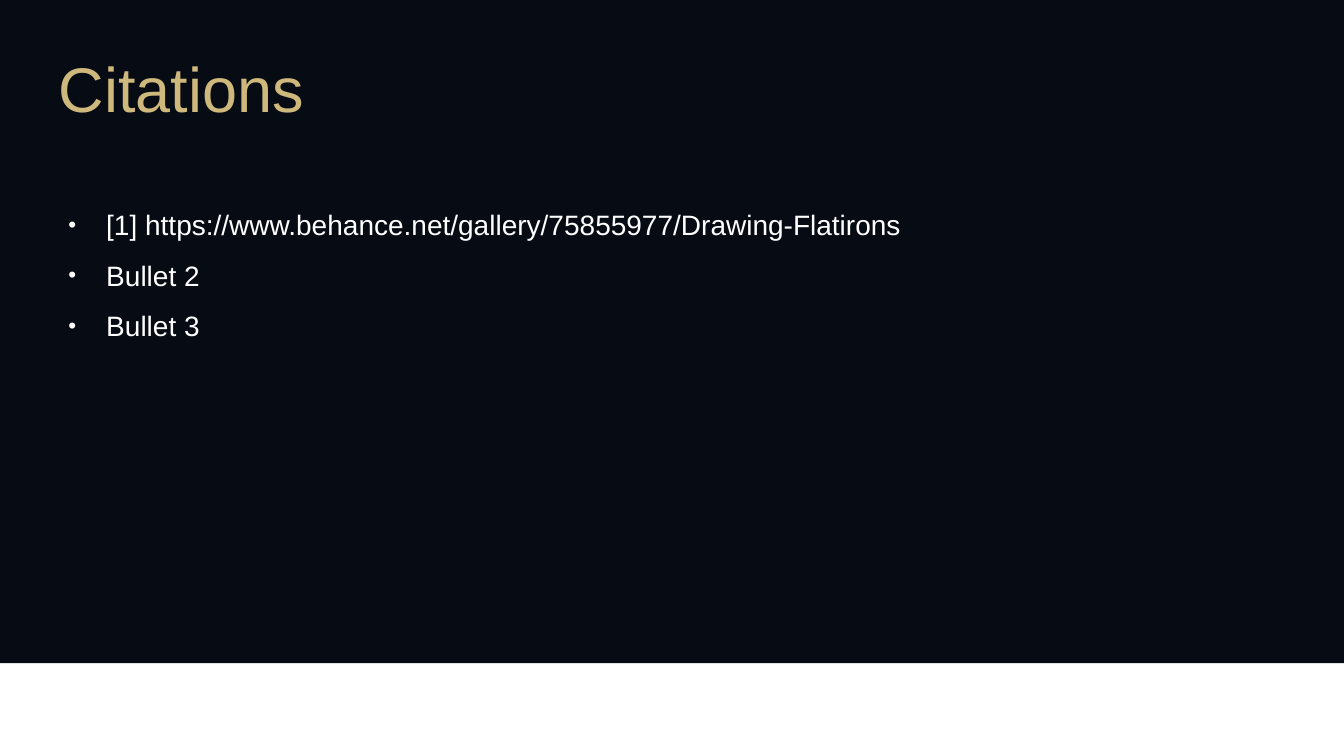
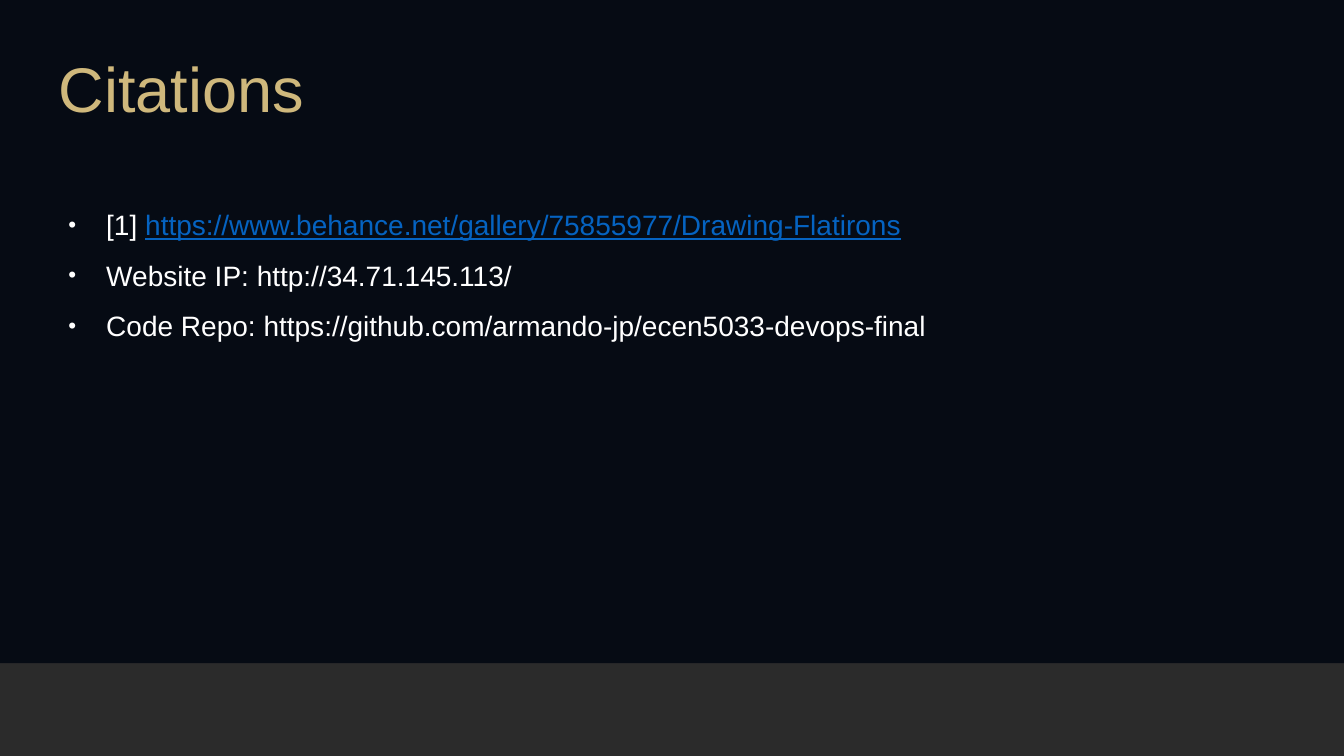
Before and after one commit to armando-jp/ecen5033-devops-final, a slide deck: slide 17 of documentation/presentation/v1.pptx (slide 10 before the commit). Drawn at 1344x756 pixels with LibreOffice and Linux fonts; fonts in the diff are those of the drawing; background and template pictures are left out; a plain dark background stands for a picture behind light text. Boxes give left, top, right and bottom in pixels: in the first picture for what was removed or moved away, otherwise in the second. Text is boxed around its words. In the diff, an @@ line names an element or a change of style, - is before the commit and + after.

```diff
--- a/documentation/presentation/v1.pptx
+++ b/documentation/presentation/v1.pptx
@@ background #FFFFFF to picture (left out) @@
@@ text at [106,214,900,240]: text colour #FFFFFF to #0563C1, underline on in "https://www.behance.net/gallery/75855977/Drawing-Flatirons" @@
@@ text at [106,265,926,341]: text changed @@
-• Bullet 2
-• Bullet 3
+• Website IP: http://34.71.145.113/
+• Code Repo: https://github.com/armando-jp/ecen5033-devops-final
```
Also in this commit, not shown: 3 other slides changed, 12 slides added, 5 slides removed, 6 other files.
